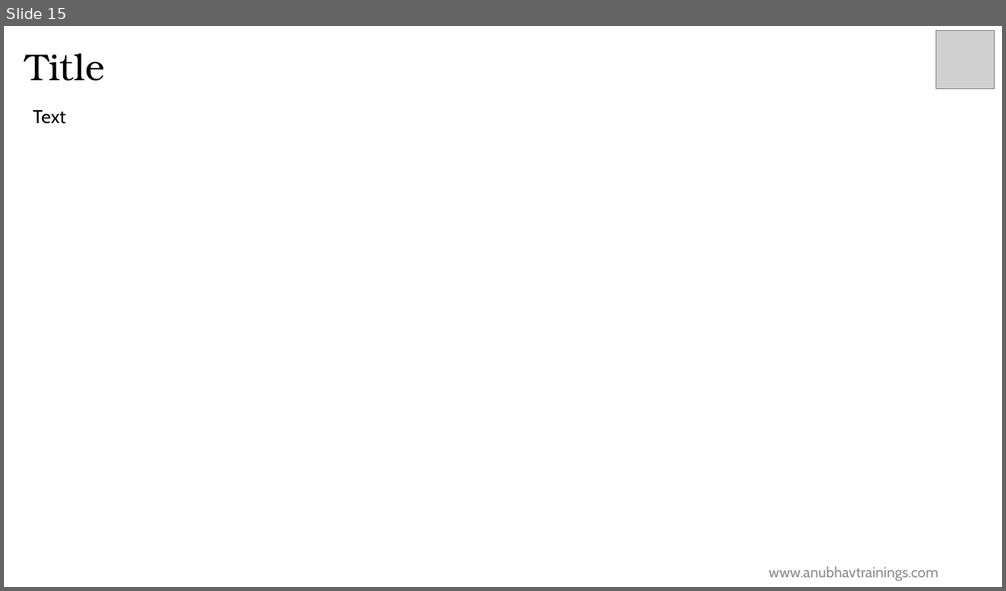
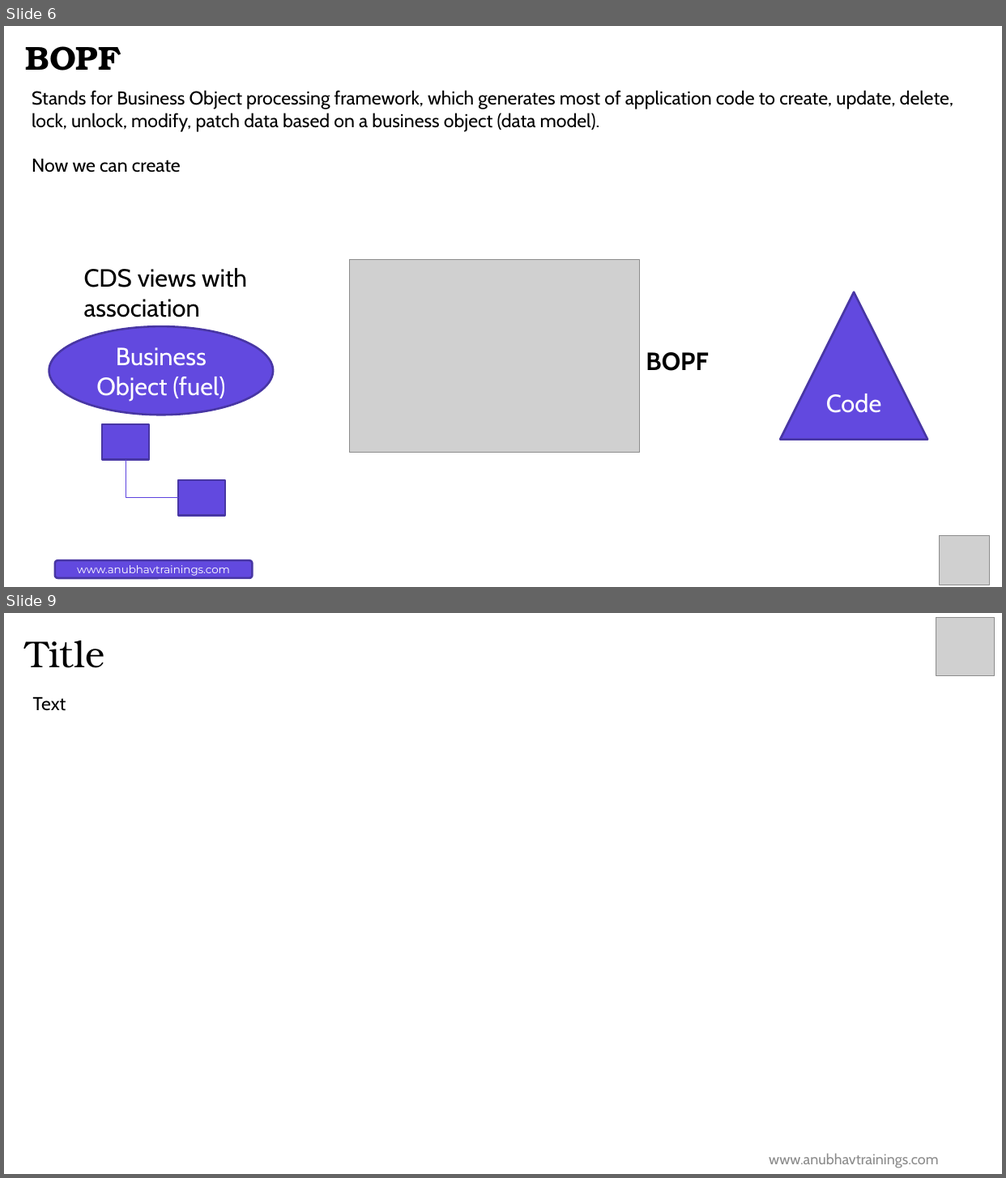
Before and after one commit to soyuztechnologies/HPC_AOH_SAC, a slide deck: Day 6/Day 6.pptx. Shown one above the other, each under a label of ours: slide 15 before the commit, slides 6 and 9 after it; the slides between them are not shown. The pictures are 1006x591 and 1006x1178 pixels, drawn with LibreOffice and Linux fonts; fonts in the diff are those of the drawing; grey boxes stand for pictures; background and template pictures are left out. Boxes give left, top, right and bottom in pixels: in the first picture for what was removed or moved away, otherwise in the second. Text is boxed around its words. In the diff, an @@ line names an element or a change of style, - is before the commit and + after.

Commit message:
Auto bot updater CDS SAC Course

```diff
--- a/Day 6/Day 6.pptx
+++ b/Day 6/Day 6.pptx
@@ slide 6 added at bbox=[4, 26, 1002, 587], background #FFFFFF @@
@@ title added at bbox=[25, 46, 121, 71], 32 pt, text #000000, bold @@
+BOPF
@@ text added at bbox=[32, 90, 953, 173], 18 pt, text #000000 @@
+Stands for Business Object processing framework, which generates most of application code to create, update, delete, lock, unlock, modify, patch data based on a business object (data model).
+Now we can create
@@ text added at bbox=[84, 268, 247, 318], 24 pt, text #000000 @@
+CDS views with association
@@ picture added at bbox=[350, 259, 640, 453] @@
@@ triangle added at bbox=[780, 292, 928, 440], fill #6249DF, outline #4936A5 2 pt, 24 pt, text #FFFFFF @@
+Code
@@ ellipse added at bbox=[49, 327, 273, 416], fill #6249DF, outline #4936A5 2 pt, 24 pt, text #FFFFFF @@
+Business Object (fuel)
@@ text added at bbox=[646, 352, 708, 371], 24 pt, text #000000, bold @@
+BOPF
@@ rectangle added at bbox=[102, 425, 149, 459], fill #6249DF, outline #4936A5 2 pt @@
@@ elbow line added from (126, 460) to (177, 498), #5D44DE 0.75 pt @@
@@ rectangle added at bbox=[177, 480, 225, 515], fill #6249DF, outline #4936A5 2 pt @@
@@ picture added at bbox=[939, 536, 989, 586] @@
@@ rounded rectangle added at bbox=[55, 561, 253, 578], fill #6249DF, outline #4936A5 2 pt, 10.5 pt, text #FFFFFF @@
+www.anubhavtrainings.com
@@ what was slide 15 is now slide 9 @@
```
Also in this commit, not shown: 1 slide changed, 6 other slides added, 13 slides removed, 12 other files.
